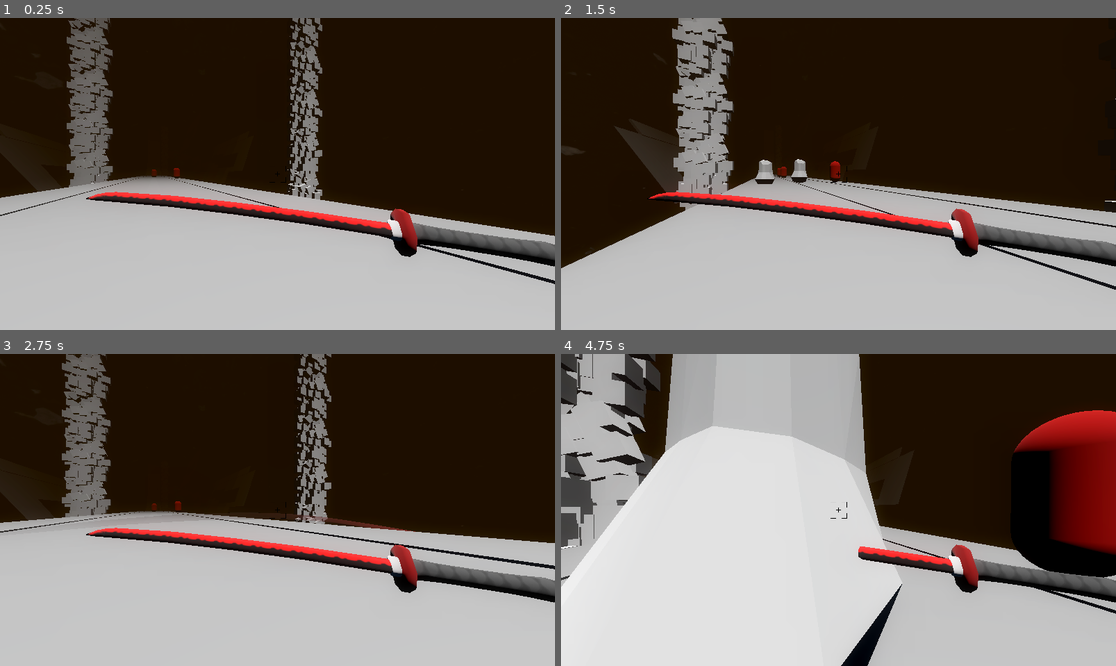
Above: before the commit, frames 1-4 (two rows, left to right).
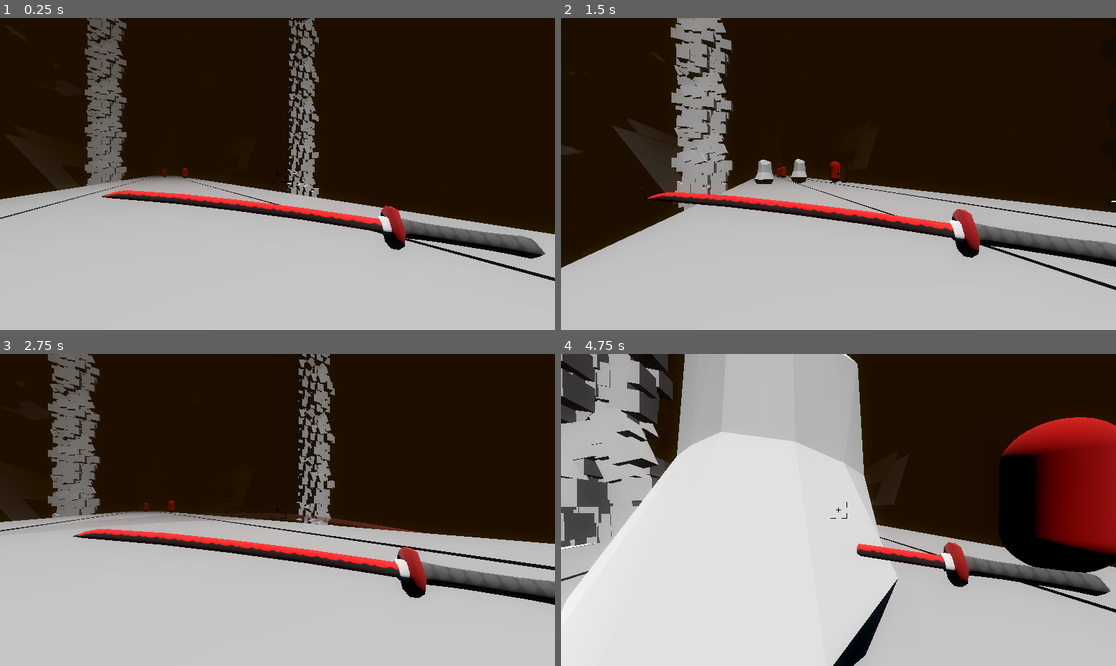
Above: after the commit, the same moments.

Repository: kandlash/MentalRunner
Game: Godot game, scene res://scenes/test_level.tscn
Two runs of this game, one before a commit and one after it. Both use one fixed random seed, a clock stepped at 60 frames per second and the inputs below.
Inputs (mouse positions are in pixels of both pictures, inside the frame that each line leads up to):
- Up to frame 1 (0.25 s): no input
- Up to frame 2 (1.5 s): move the mouse to (866, 174) at 0.52 s; hold D (right) 0.53-1.28 s; hold Space (crouch) 0.53-1.28 s; click (866, 174) at 0.6 s; move the mouse to (810, 174) at 1.27 s; hold A (left) from 1.28 s (still down); tap Space (crouch) at 1.35 s
- Up to frame 3 (2.75 s): click (249, 510) at 1.55 s; move the mouse to (288, 503) at 2.02 s; release A (left) at 2.03 s; hold D (right) from 2.03 s (still down); hold Space (crouch) from 2.03 s (still down); click (288, 503) at 2.1 s
- Up to frame 4 (4.75 s): move the mouse to (832, 516) at 2.77 s; release Space (crouch) at 2.78 s; tap Space (crouch) at 2.85 s; click (832, 516) at 3.05 s; move the mouse to (877, 513) at 3.52 s; release D (right) at 3.53 s; hold Space (crouch) 3.53-4.28 s; hold A (left) from 3.53 s (still down); right-click (877, 513) at 3.6 s; move the mouse to (794, 506) at 4.27 s; click (794, 506) at 4.35 s

The runs differ from the first frame. In frame 1, 9.4% of the frame differs, in the area x 0-100%, y 0-86%; in frame 2, 1.7%; in frame 3, 8.0%; in frame 4, 13%, in the area x 0-100%, y 0-100%.

Commit message:
sound fix

Diff:
--- a/scenes/player.tscn
+++ b/scenes/player.tscn
@@ -136,7 +136,7 @@
 [node name="Camera3D" type="Camera3D" parent="head"]
 transform = Transform3D(1, 0, 0, 0, 1, 0, 0, 0, 1, 4.43362e-08, 0.0301809, 0.00894529)
 current = true
-fov = 85.0
+fov = 90.0
 script = ExtResource("2_k416p")
 
 [node name="RayCast3D" type="RayCast3D" parent="head/Camera3D"]
@@ -157,6 +157,11 @@
 [node name="CollisionShape3D" type="CollisionShape3D" parent="head/Camera3D/attack_area"]
 transform = Transform3D(1, 0, 0, 0, 1, 0, 0, 0, 1, 1.3145e-13, -0.281799, -4.36379)
 shape = SubResource("BoxShape3D_fjrip")
+
+[node name="katana_attack" type="AudioStreamPlayer3D" parent="head/Camera3D"]
+transform = Transform3D(1, 0, 0, 0, 1, 0, 0, 0, 1, -4.43362e-08, -0.0672518, -0.00894529)
+stream = ExtResource("7_fjrip")
+volume_db = -50.0
 
 [node name="AnimationPlayer" type="AnimationPlayer" parent="head"]
 libraries = {
@@ -185,9 +190,5 @@
 
 [node name="in_game_ui" parent="." instance=ExtResource("5_qlg0r")]
 
-[node name="katana_attack" type="AudioStreamPlayer3D" parent="."]
-stream = ExtResource("7_fjrip")
-volume_db = -20.0
-
 [connection signal="area_entered" from="head/Camera3D/attack_area" to="head/Camera3D/katana_arm" method="_on_attack_area_area_entered"]
 [connection signal="animation_finished" from="AnimationPlayer" to="head/Camera3D/katana_arm" method="_on_animation_player_animation_finished"]
--- a/scripts/katana_arm.gd
+++ b/scripts/katana_arm.gd
@@ -6,7 +6,7 @@
 	if Input.is_action_just_pressed("attack") and can_attack:
 		$"../../../AnimationPlayer".play("katana_attack_1")
 		$"../slash".play_animation()
-		$"../../../katana_attack".play()
+		$"../katana_attack".play()
 		$"../attack_area".monitoring = true
 		can_attack = false
 
--- a/scripts/player.gd
+++ b/scripts/player.gd
@@ -27,13 +27,17 @@
 var is_crouch = false
 var is_wall_running = false
 
+var default_fov = 90.0
+var running_fov = 100.0
+var crouching_fov = 80.0
+var fov_change_speed = 5
+
 func _ready():
 	Input.mouse_mode = Input.MOUSE_MODE_CAPTURED
 
 
 func _input(event):
 	if event is InputEventMouseMotion and Input.mouse_mode == Input.MOUSE_MODE_CAPTURED:
-
 		$head.rotate_y(-event.relative.x * mouse_sensitivity)
 		$head.rotation.y = clampf($head.rotation.y, -deg_to_rad(1), deg_to_rad(90))
 		camera_3d.rotate_x(-event.relative.y * mouse_sensitivity)
@@ -59,6 +63,7 @@
 		velocity.y = 0
 
 	handle_crouch()
+	handle_fov_change(delta)
 
 	target_x = position_coords[current_position]
 	if Input.is_action_just_pressed("left") and !is_crouch and !is_wall_running:
@@ -101,3 +106,11 @@
 		$CollisionShape3D.position.y = stand_collision_y
 		$head.position.y = stand_head_y
 		is_crouch = false
+
+func handle_fov_change(delta):
+	if is_crouch:
+		camera_3d.fov = lerp(camera_3d.fov, crouching_fov, fov_change_speed * delta)
+	elif is_wall_running:
+		camera_3d.fov = lerp(camera_3d.fov, running_fov, fov_change_speed * delta)
+	else:
+		camera_3d.fov = lerp(camera_3d.fov, default_fov, fov_change_speed * delta)
